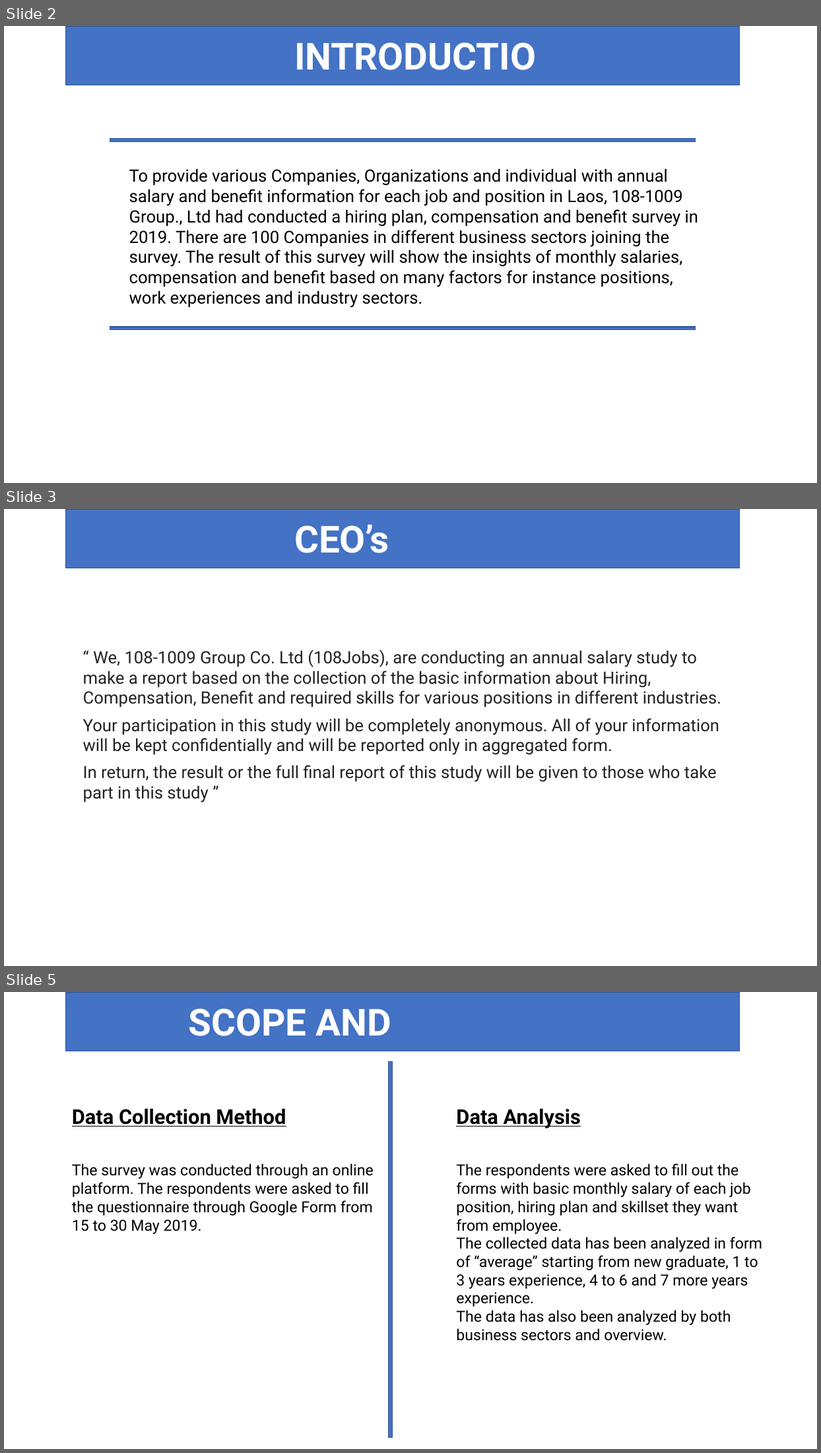
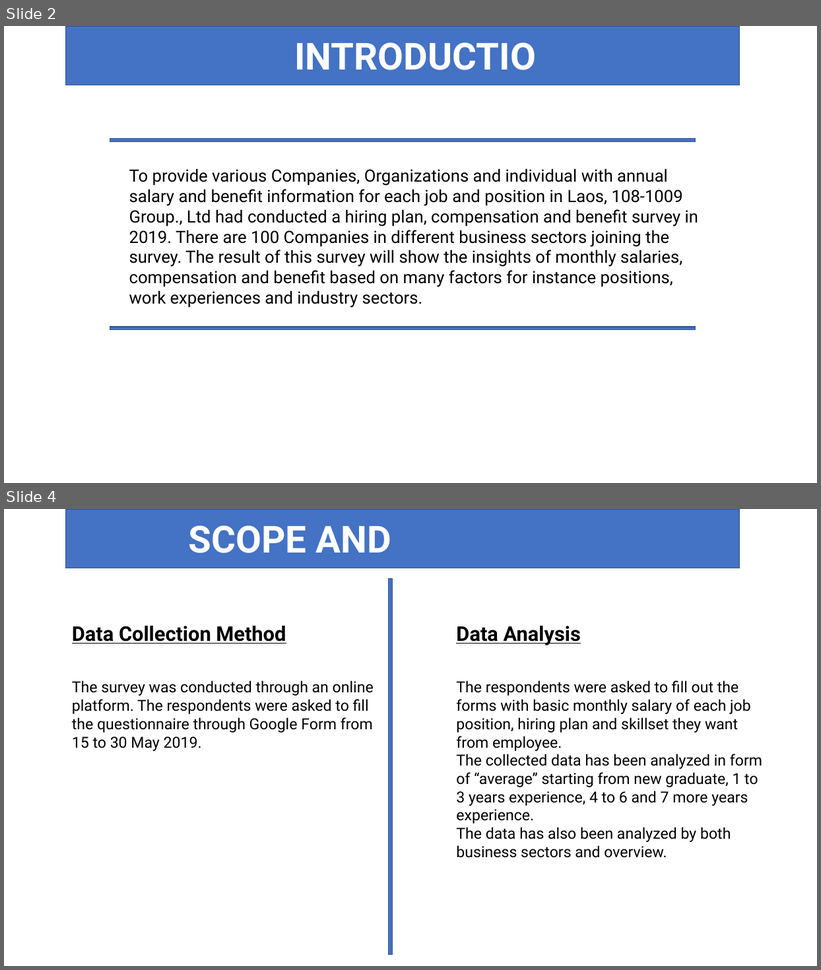
Before and after one commit to Phoud/108salarysurvey2, a slide deck: Presentation/Presentation.pptx. Shown one above the other, each under a label of ours: slides 2, 3 and 5 before the commit, slides 2 and 4 after it; the slides between them are not shown. The pictures are 821x1453 and 821x970 pixels, drawn with LibreOffice and Linux fonts; fonts in the diff are those of the drawing; background and template pictures are left out. Boxes give left, top, right and bottom in pixels: in the first picture for what was removed or moved away, otherwise in the second. Text is boxed around its words. In the diff, an @@ line names an element or a change of style, - is before the commit and + after.

```diff
--- a/Presentation/Presentation.pptx
+++ b/Presentation/Presentation.pptx
@@ slide 3 removed at bbox=[4, 509, 817, 966], background picture (left out) @@
@@ rectangle removed at bbox=[66, 509, 741, 568] @@
@@ text removed at bbox=[294, 524, 418, 568] @@
-CEO’s Speech
@@ text removed at bbox=[83, 650, 721, 803] @@
-“ We, 108-1009 Group Co. Ltd (108Jobs), are conducting an annual salary study to make a report based on the collection of the basic information about Hiring, Compensation, Benefit and required skills for various positions in different industries.
-Your participation in this study will be completely anonymous. All of your information will be kept confidentially and will be reported only in aggregated form.
-In return, the result or the full final report of this study will be given to those who take part in this study ”
@@ what was slide 5 is now slide 4 @@
```
Also in this commit, not shown: 16 slides changed, 14 slides added, 1 other slide removed, 20 other files.
